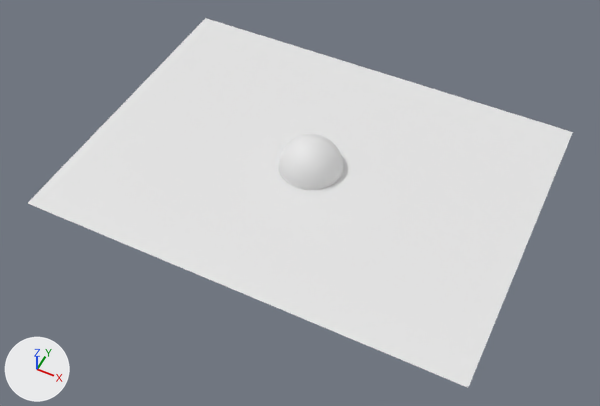
The Blender file proj/sl.blend, before and after one commit.
Both versions are drawn from a 50 mm lens placed at (11.6, -24.3, 27.5), pointed at (0.3, -1.7, -0.7). Arrows for +X, +Y and +Z are at lower left; the lights stay in place. The same objects are shown in both versions, whatever each file hides. Materials are left out; every surface is plain grey.
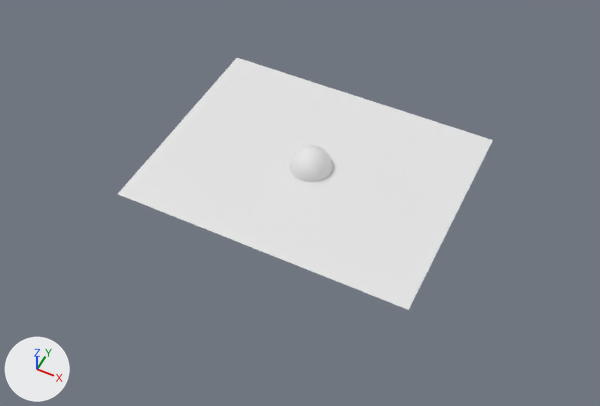
Where the newer file only moved an object's origin or applied its transform, the numbers keep the older frame.

The edits, one by one:
me_sphere is used by ob_sphere; location (0.0, 0.0, 0.0); scale (1.51, 1.51, 1.5).
me_sphere had 257 vertices, 256 faces and spanned x -1.0..1.0, y -1.0..1.0, z 0.0..1.0.
me_sphere now has 257 vertices, 256 faces and spans x -0.66..0.66, y -0.66..0.66, z 0.0..0.67.
me_sphere part 1: 257 vertices removed from x -1.0..1.0, y -1.0..1.0, z 0.0..1.0; 257 vertices added at x -0.66..0.66, y -0.66..0.66, z 0.0..0.67.
Object 'Plane' (ob_plane) is rescaled from (10.2, 7.68, 4.33) to (6.98, 5.43, 4.11).

What differs and where, as boxes (x1, y1, x2, y2) in the pictures (600 x 406 px):
'Plane', rescaled (31% narrower, 32% shorter)
    before: (28, 18, 573, 388)
    after: (118, 58, 493, 310)
'Sphere', reshaped (33% narrower, 33% shorter)
    before: (278, 134, 343, 190)
    after: (289, 145, 332, 182)
